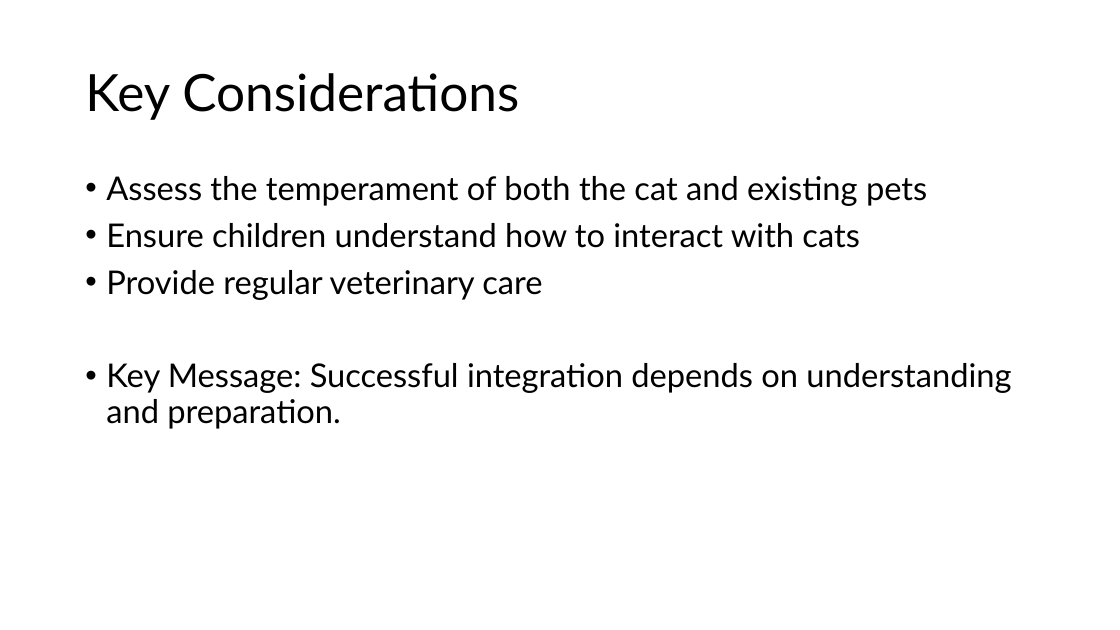
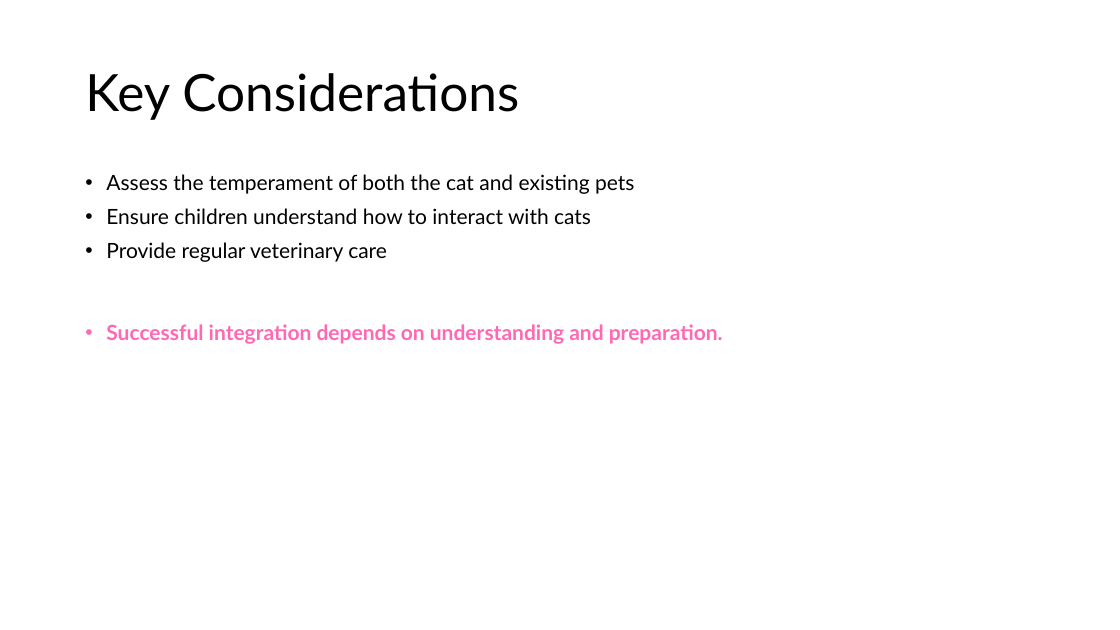
Before and after one commit to drubaga/SlideAI, a slide deck: slide 9 of output/Cats:_Companions_for_Children_and_Elderly_Dogs.pptx. Drawn at 1120x630 pixels with LibreOffice and Linux fonts; fonts in the diff are those of the drawing. Boxes give left, top, right and bottom in pixels: in the first picture for what was removed or moved away, otherwise in the second. Text is boxed around its words. In the diff, an @@ line names an element or a change of style, - is before the commit and + after.

Commit message:
feat(pptx): add intro slide with title/date, styled thank-you slide, and improved color formatting

```diff
--- a/output/Cats:_Companions_for_Children_and_Elderly_Dogs.pptx
+++ b/output/Cats:_Companions_for_Children_and_Elderly_Dogs.pptx
@@ text at [106,174,634,262]: size 28 to 18 pt in "Assess the temperament of both the cat ...", "Ensure children understand how to interact with ...", "Provide regular veterinary care" @@
@@ text at [106,324,723,344]: text changed; size 28 to 18 pt; text colour #000000 to #FF69B4; bold on @@
-• Key Message: Successful integration depends on understanding and preparation.
+• Successful integration depends on understanding and preparation.
```
Also in this commit, not shown: 10 other slides changed, 1 slide added, 1 slide removed, 4 other files.
